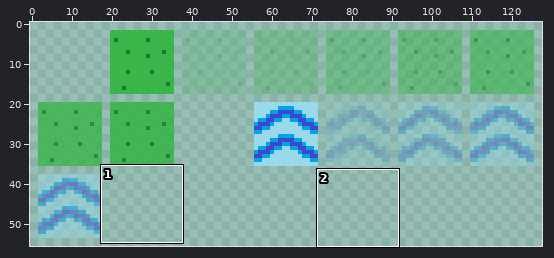
Sprite sheet -- core/assets/data/EnvironmentTiles/EnvironmentTiles.png. Above: a wide view before the commit, with the close-up outlined.
Close-up. Old version:
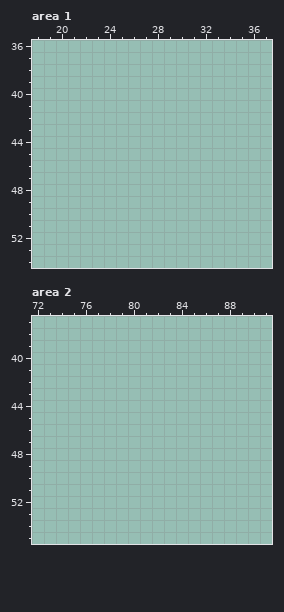
The file is 92x56 pixels. Pixels under 10% opacity are left out. Shown: area 1: x 18..37, y 36..54; area 2: x 72..91, y 37..55. The old version is drawn lined up with the new one. The commit also changed other parts of the picture, which this record leaves out.
Once edited:
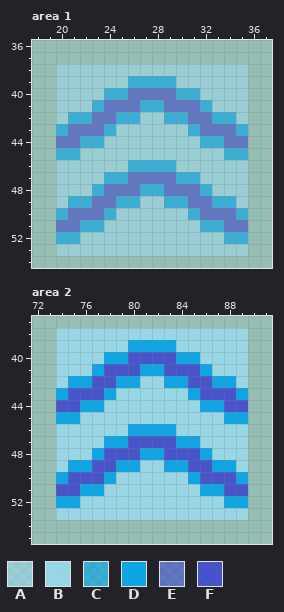
Palette (. is transparent): A #99d9ea99  B #99d9eae6  C #00a2e899  D #00a2e8e6  E #3f48cc99  F #3f48cce6
Changes in this commit:
canvas 92x56 -> 128x56; drawings rearranged on the sheet (the old picture shows each at its new place)
Area 1:
y 38: x 20..35 ................ -> AAAAAAAAAAAAAAAA
y 39: x 20..35 ................ -> AAAAAACCCCAAAAAA
y 40: x 20..35 ................ -> AAAACCEEEECCAAAA
y 41: x 20..35 ................ -> AAACEEECCEEECAAA
y 42: x 20..35 ................ -> ACCEECCAACCEECCA
y 43: x 20..35 ................ -> CEEECAAAAAACEEEC
y 44: x 20..35 ................ -> EECCAAAAAAAACCEE
y 45: x 20..35 ................ -> CCAAAAAAAAAAAACC
y 46: x 20..35 ................ -> AAAAAACCCCAAAAAA
y 47: x 20..35 ................ -> AAAACCEEEECCAAAA
y 48: x 20..35 ................ -> AAACEEECCEEECAAA
y 49: x 20..35 ................ -> ACCEECCAACCEECCA
y 50: x 20..35 ................ -> CEEECAAAAAACEEEC
y 51: x 20..35 ................ -> EECCAAAAAAAACCEE
y 52: x 20..35 ................ -> CCAAAAAAAAAAAACC
y 53: x 20..35 ................ -> AAAAAAAAAAAAAAAA
Area 2:
y 38: x 74..89 ................ -> BBBBBBBBBBBBBBBB
y 39: x 74..89 ................ -> BBBBBBDDDDBBBBBB
y 40: x 74..89 ................ -> BBBBDDFFFFDDBBBB
y 41: x 74..89 ................ -> BBBDFFFDDFFFDBBB
y 42: x 74..89 ................ -> BDDFFDDBBDDFFDDB
y 43: x 74..89 ................ -> DFFFDBBBBBBDFFFD
y 44: x 74..89 ................ -> FFDDBBBBBBBBDDFF
y 45: x 74..89 ................ -> DDBBBBBBBBBBBBDD
y 46: x 74..89 ................ -> BBBBBBDDDDBBBBBB
y 47: x 74..89 ................ -> BBBBDDFFFFDDBBBB
y 48: x 74..89 ................ -> BBBDFFFDDFFFDBBB
y 49: x 74..89 ................ -> BDDFFDDBBDDFFDDB
y 50: x 74..89 ................ -> DFFFDBBBBBBDFFFD
y 51: x 74..89 ................ -> FFDDBBBBBBBBDDFF
y 52: x 74..89 ................ -> DDBBBBBBBBBBBBDD
y 53: x 74..89 ................ -> BBBBBBBBBBBBBBBB
Pixel boxes of the changes (left, top, right, bottom) in both close-ups:
added: (56, 64, 248, 256)
added: (56, 328, 248, 520)
